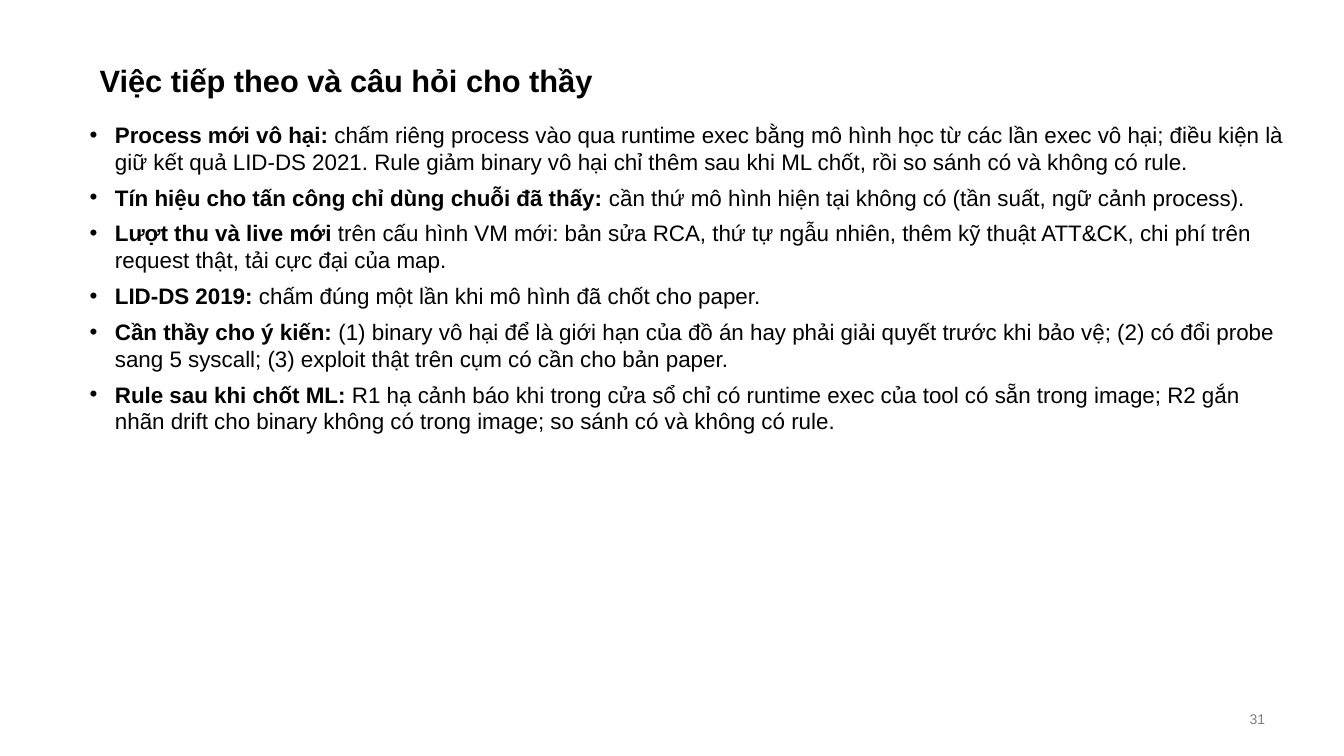
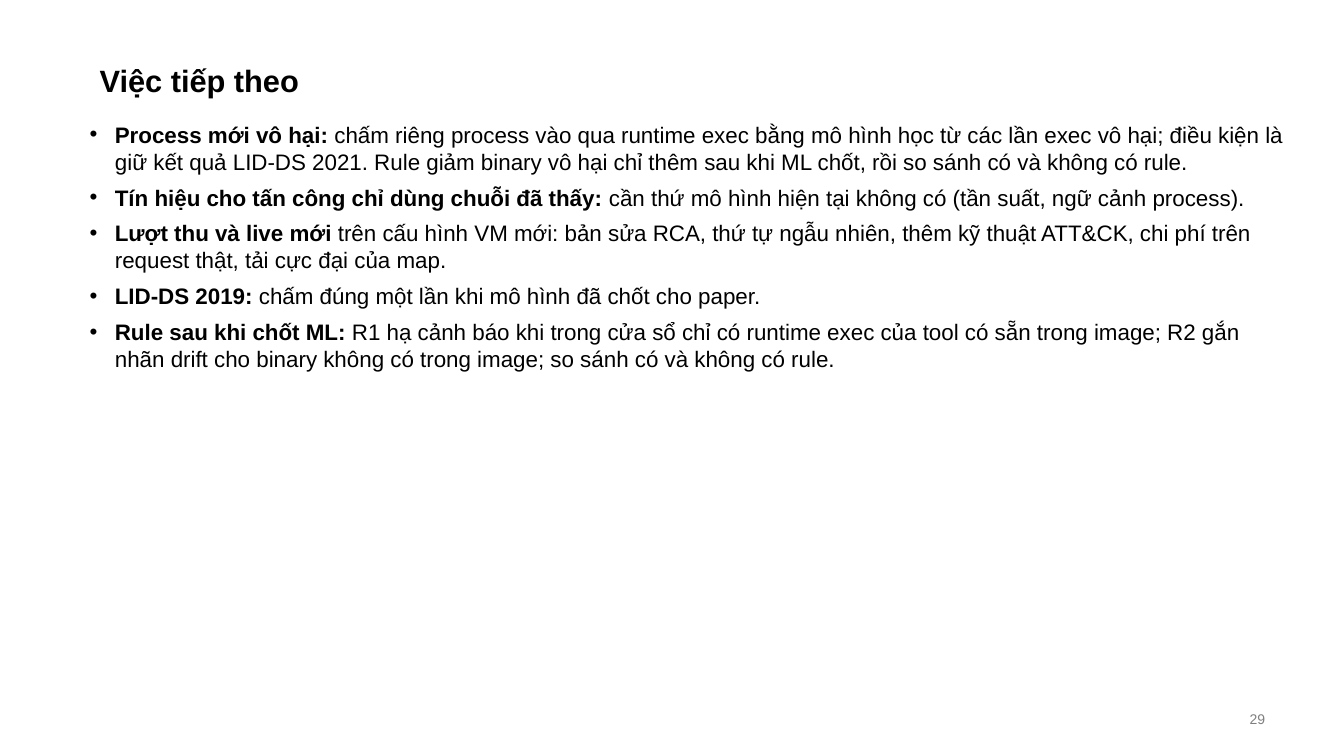
Before and after one commit to tndat-dev/eBPF-project, a slide deck: slide 29 of docs/Slide-runtime_security(13_11).pptx (slide 31 before the commit). Drawn at 1344x756 pixels with LibreOffice and Linux fonts; fonts in the diff are those of the drawing. Boxes give left, top, right and bottom in pixels: in the first picture for what was removed or moved away, otherwise in the second. Text is boxed around its words. In the diff, an @@ line names an element or a change of style, - is before the commit and + after.

```diff
--- a/docs/Slide-runtime_security(13_11).pptx
+++ b/docs/Slide-runtime_security(13_11).pptx
@@ title at (100,68,299,97): text changed @@
-Việc tiếp theo và câu hỏi cho thầy
+Việc tiếp theo
@@ text at (115,322,1273,372): paragraph removed @@
-• Cần thầy cho ý kiến: (1) binary vô hại để là giới hạn của đồ án hay phải giải quyết trước khi bảo vệ; (2) có đổi probe sang 5 syscall; (3) exploit thật trên cụm có cần cho bản paper.
@@ page number at (1250,714,1266,724): text changed @@
-31
+29
```
Also in this commit, not shown: 6 other slides changed, 2 slides removed, 7 other files.
